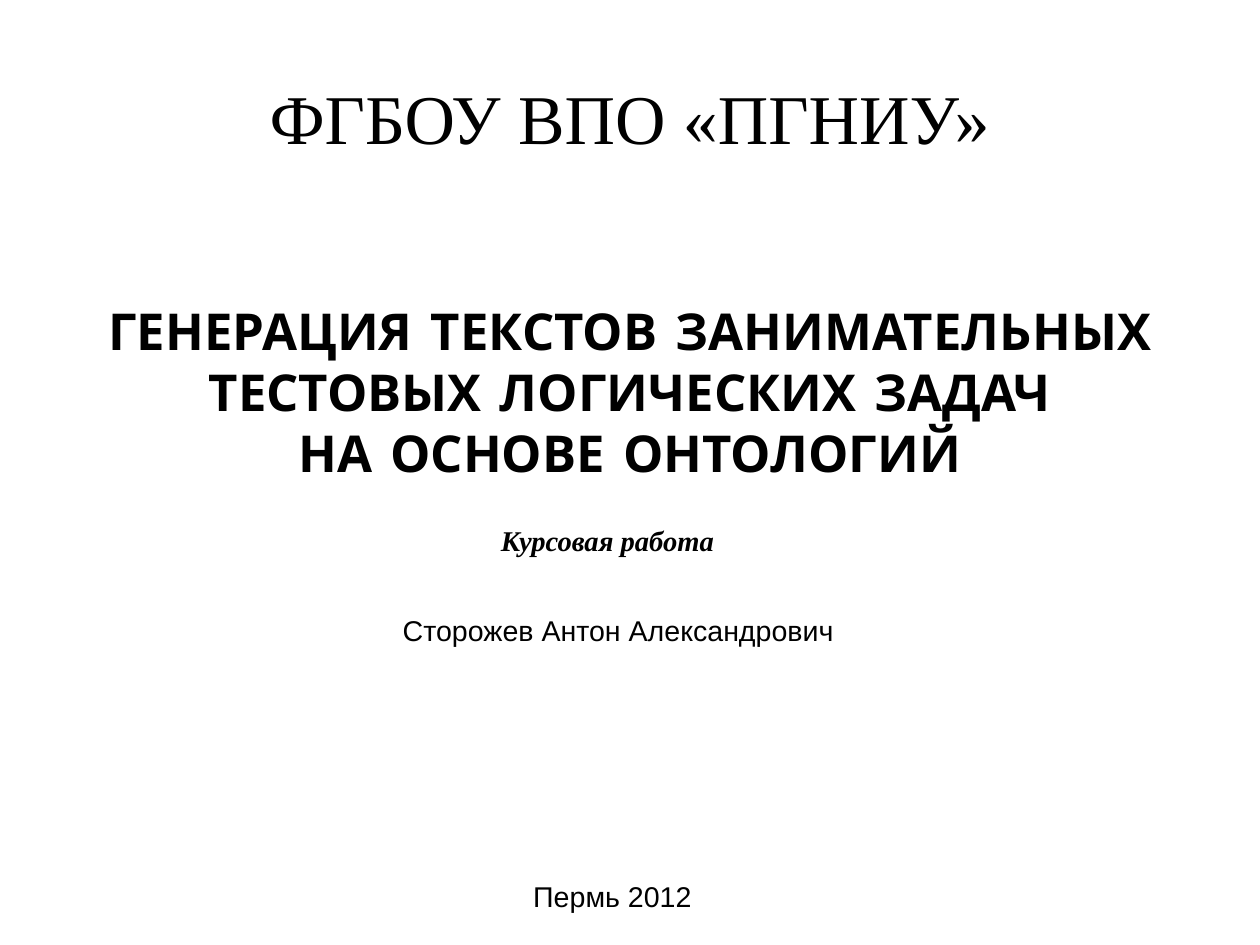
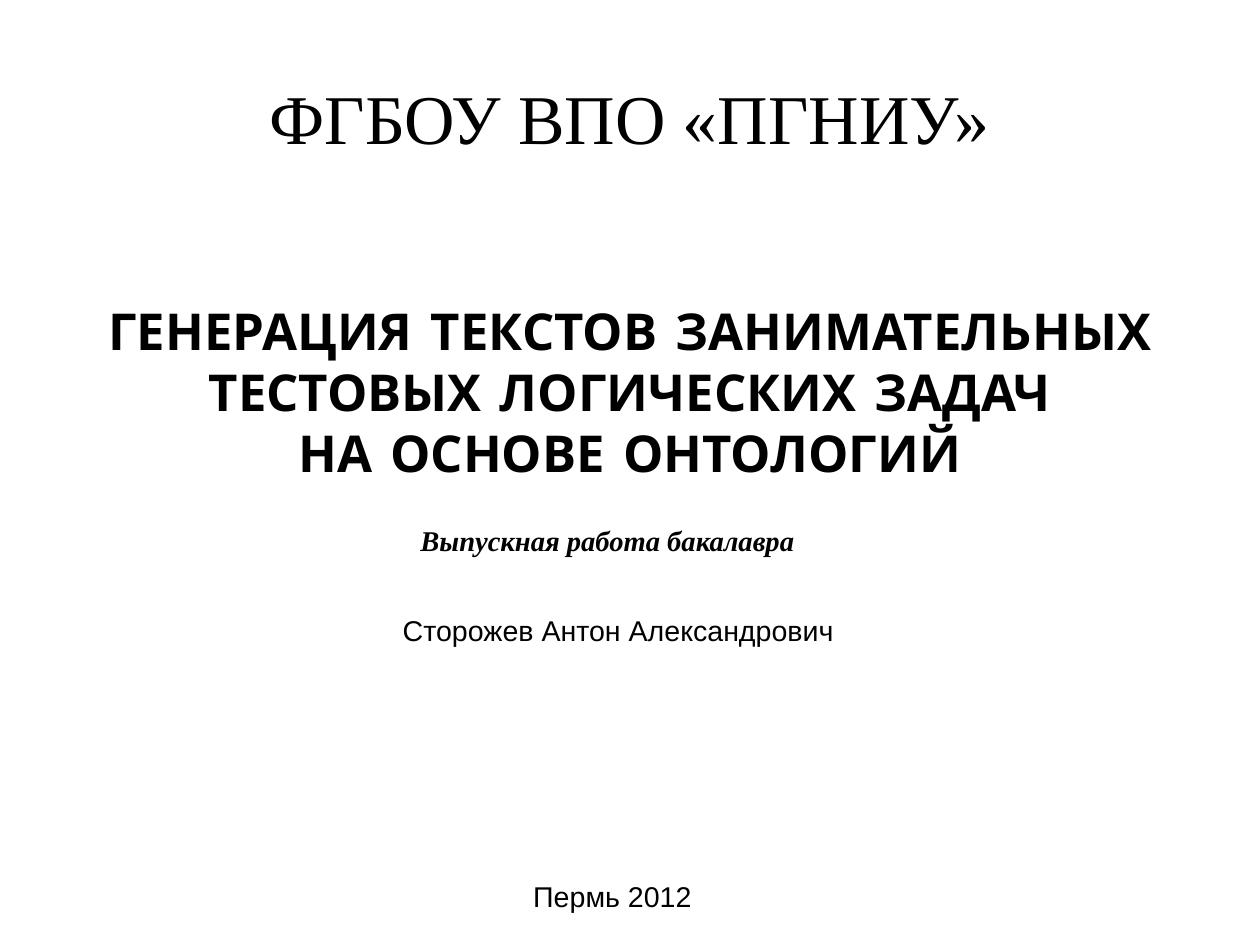
Before and after one commit to vinni-au/l-gen, a slide deck: slide 13 of Презентация.odp (slide 14 before the commit). Drawn at 1260x945 pixels with LibreOffice and Linux fonts; fonts in the diff are those of the drawing. Boxes give left, top, right and bottom in pixels: in the first picture for what was removed or moved away, otherwise in the second. Text is boxed around its words. In the diff, an @@ line names an element or a change of style, - is before the commit and + after.

```diff
--- a/Презентация.odp
+++ b/Презентация.odp
@@ text at (420,530,794,557): text changed @@
-Курсовая работа
+Выпускная работа бакалавра
```
Also in this commit, not shown: 2 other slides changed, 2 slides added, 5 slides removed, 2 other files.
